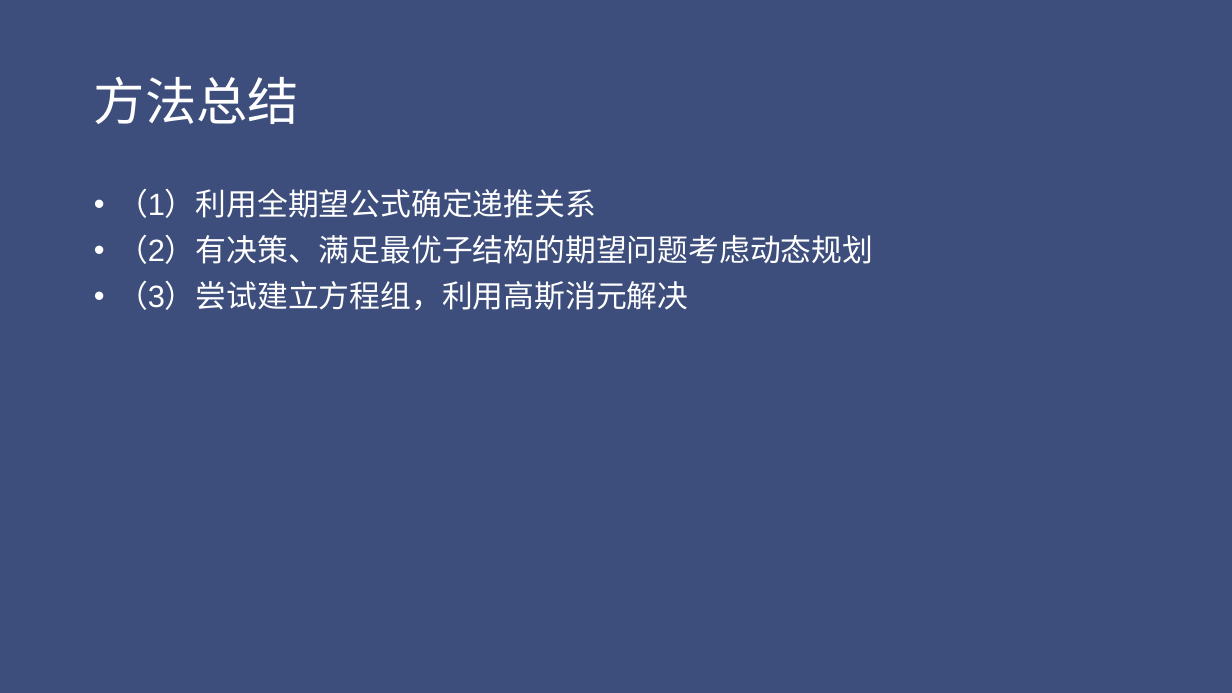
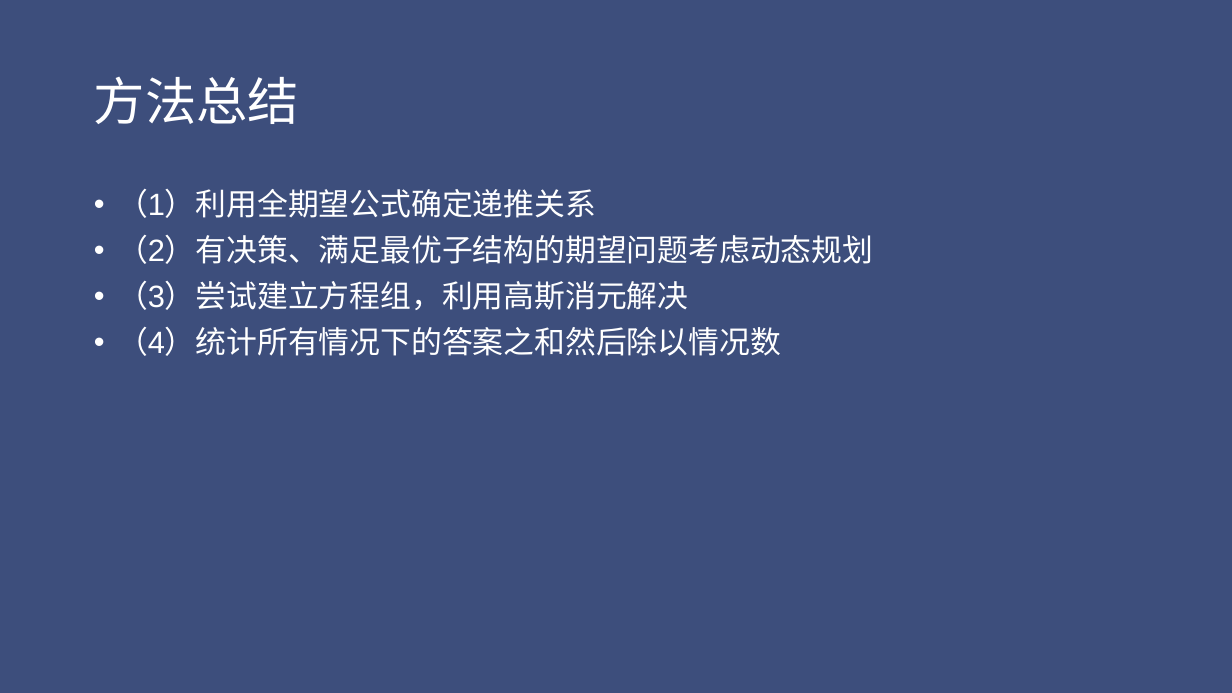
Before and after one commit to Chty-syq/OIblog, a slide deck: slide 46 of file/概率与期望.pptx (slide 31 before the commit). Drawn at 1232x693 pixels with LibreOffice and Linux fonts; fonts in the diff are those of the drawing. Boxes give left, top, right and bottom in pixels: in the first picture for what was removed or moved away, otherwise in the second. Text is boxed around its words. In the diff, an @@ line names an element or a change of style, - is before the commit and + after.

```diff
--- a/file/概率与期望.pptx
+++ b/file/概率与期望.pptx
@@ text at [117, 327, 781, 356]: paragraph added @@
+• （4）统计所有情况下的答案之和然后除以情况数
```
Also in this commit, not shown: 9 other slides changed, 44 slides added, 3 other files.
